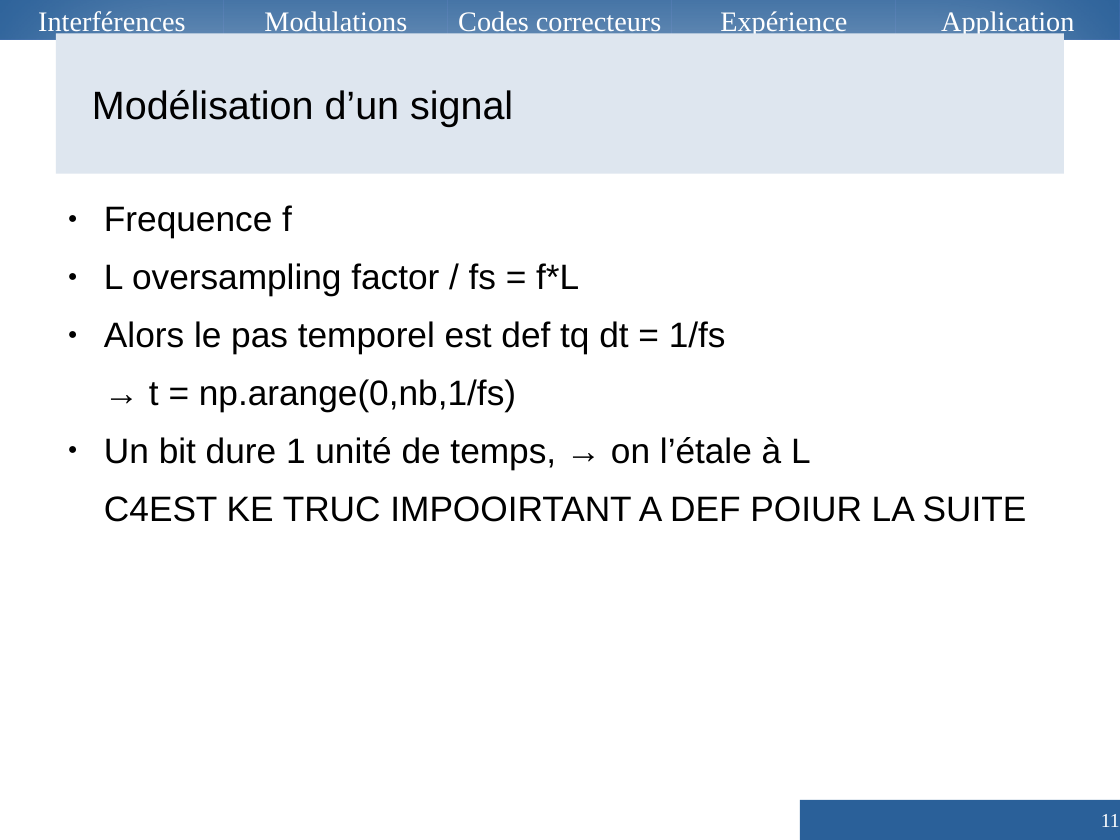
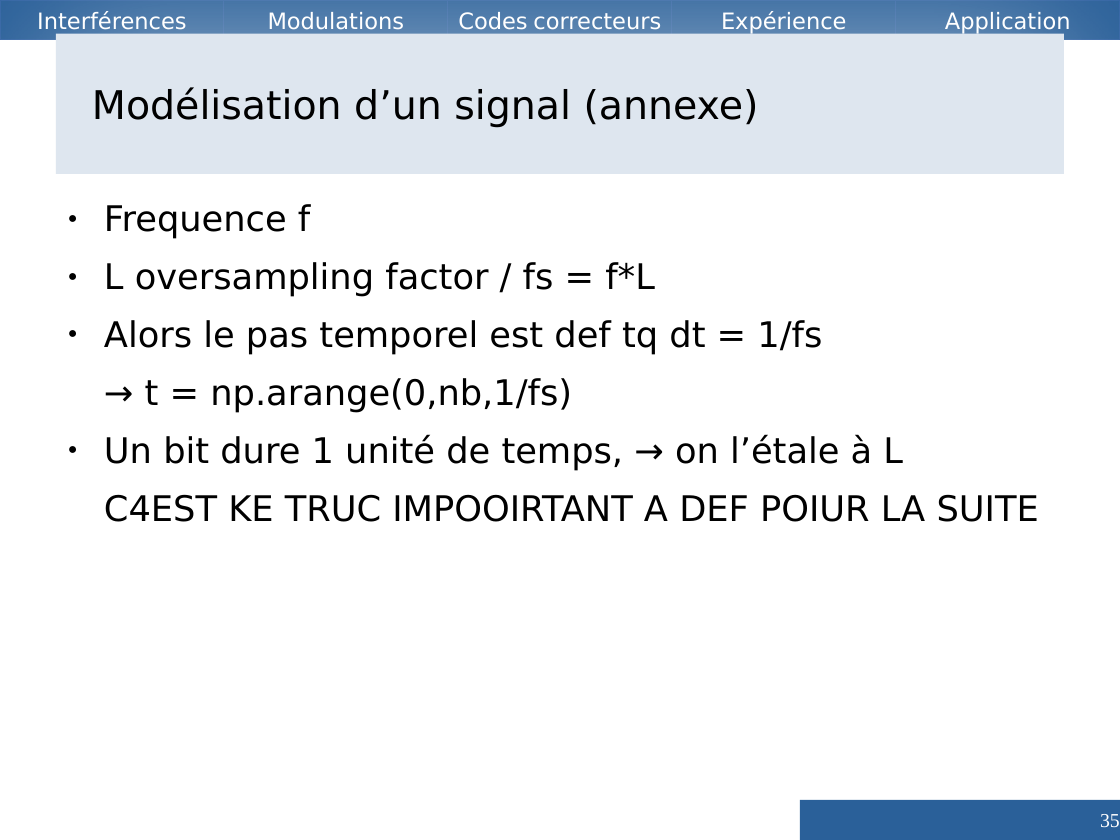
Before and after one commit to Vzrod/tipe, a slide deck: slide 35 of TIPE.odp (slide 11 before the commit). Drawn at 1120x840 pixels with LibreOffice and Linux fonts; fonts in the diff are those of the drawing. Boxes give left, top, right and bottom in pixels: in the first picture for what was removed or moved away, otherwise in the second. Text is boxed around its words. In the diff, an @@ line names an element or a change of style, - is before the commit and + after.

```diff
--- a/TIPE.odp
+++ b/TIPE.odp
@@ size 20 to 16 pt, font Times New Roman to DejaVu Sans in 5 elements at box(0, 0, 224, 40), box(224, 0, 447, 40), box(448, 0, 672, 40), box(672, 0, 895, 40), box(896, 0, 1120, 40) @@
@@ title at box(92, 87, 759, 128): text changed; font Arial to DejaVu Sans @@
-Modélisation d’un signal
+Modélisation d’un signal (annexe)
@@ text "Frequence f" at box(104, 204, 1039, 522): font Arial to DejaVu Sans @@
@@ page number at box(1100, 814, 1120, 827): text changed @@
-11
+35
```
Also in this commit, not shown: 16 other slides changed, 19 slides added, 7 slides removed, 3 other files.
